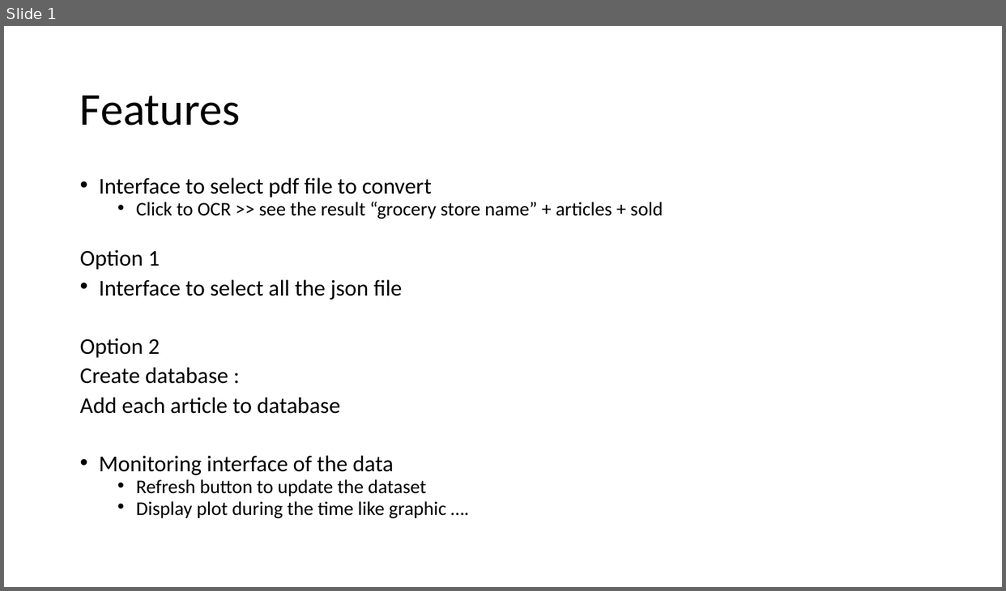
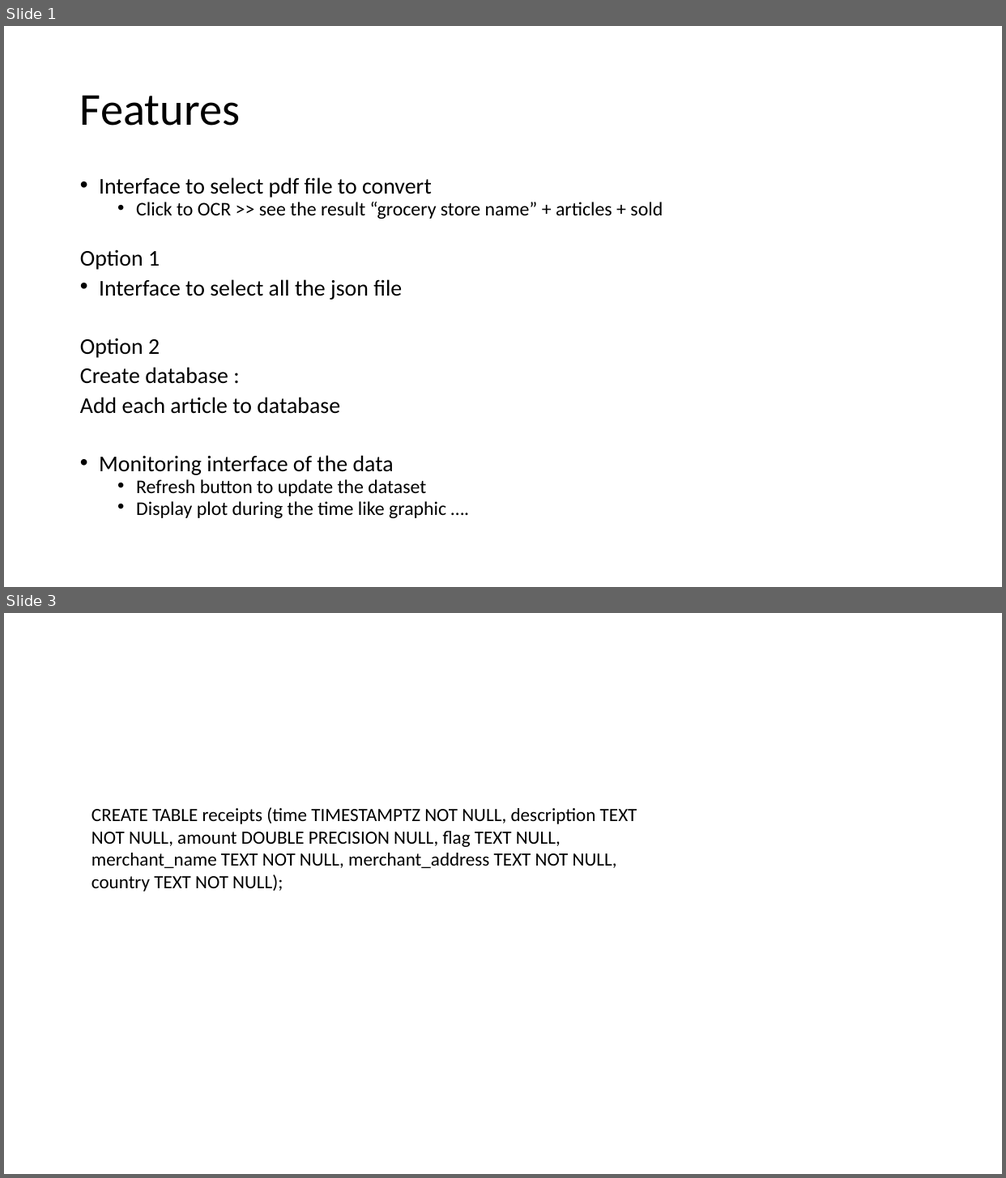
Before and after one commit to baptdev/receipt-ocr, a slide deck: python-receipt-ocr/features.pptx. Shown one above the other, each under a label of ours: slide 1 before the commit, slides 1 and 3 after it; the slides between them are not shown. The pictures are 1006x591 and 1006x1178 pixels, drawn with LibreOffice and Linux fonts; fonts in the diff are those of the drawing. Boxes give left, top, right and bottom in pixels: in the first picture for what was removed or moved away, otherwise in the second. Text is boxed around its words. In the diff, an @@ line names an element or a change of style, - is before the commit and + after.

```diff
--- a/python-receipt-ocr/features.pptx
+++ b/python-receipt-ocr/features.pptx
@@ slide 3 added at (4,613,1002,1174), background #FFFFFF @@
@@ text added at (91,807,637,892), 18 pt, text #000000 @@
+CREATE TABLE receipts (time TIMESTAMPTZ NOT NULL, description TEXT NOT NULL, amount DOUBLE PRECISION NULL, flag TEXT NULL, merchant_name TEXT NOT NULL, merchant_address TEXT NOT NULL, country TEXT NOT NULL);
```
Also in this commit, not shown: 1 other slide added, 29 other files.
